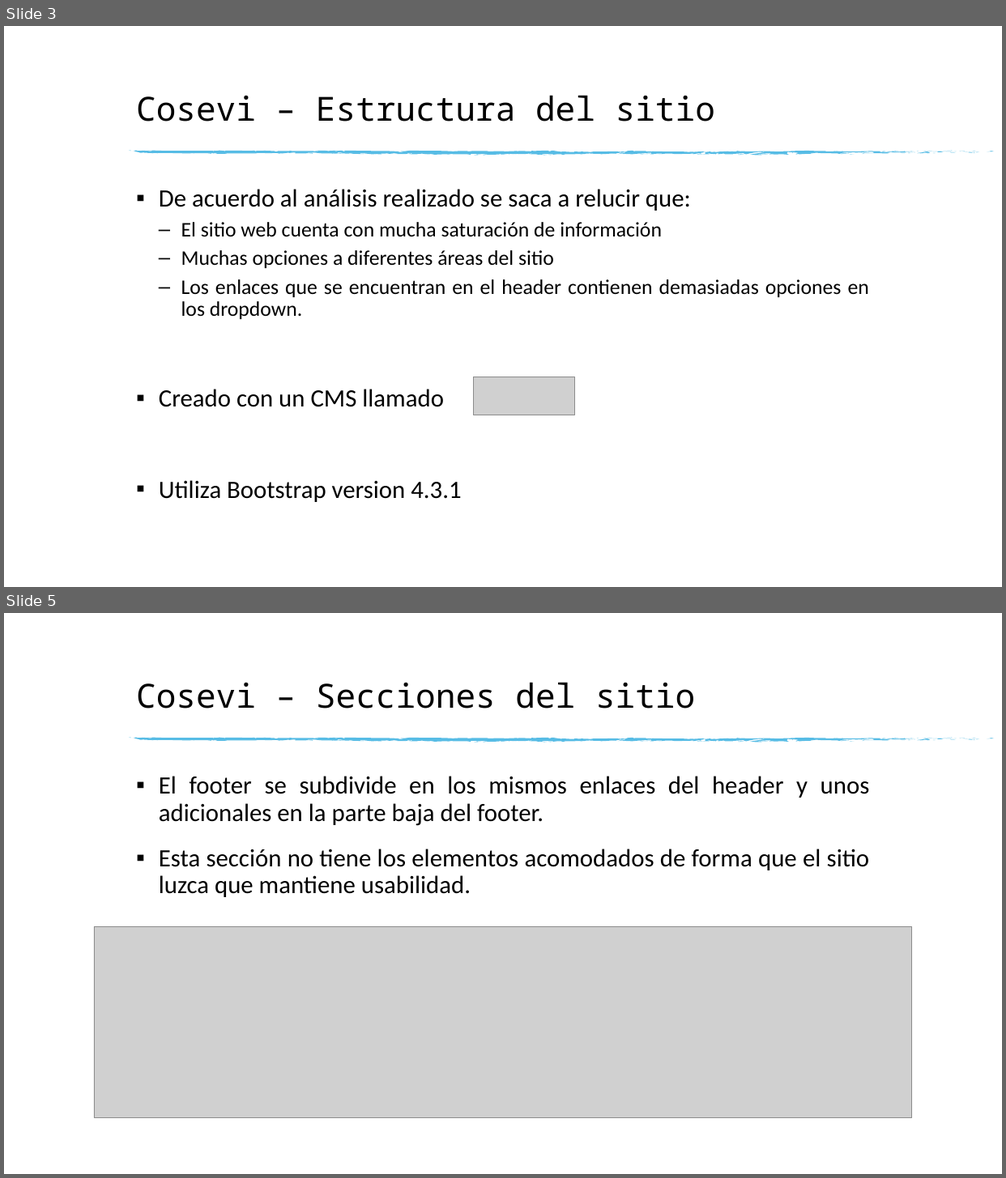
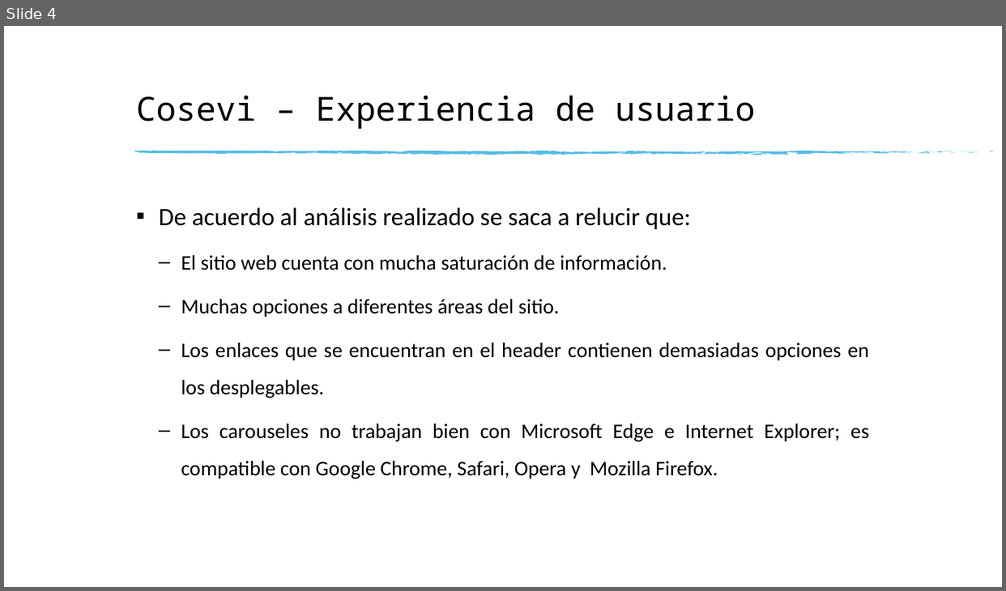
Before and after one commit to andres-elias-vargas-cenfotec/informacion-web-curso, a slide deck: Tarea#1/Tarea#1-Exposición.pptx. Shown one above the other, each under a label of ours: slides 3 and 5 before the commit, slide 4 after it; the slides between them are not shown. The pictures are 1006x1178 and 1006x591 pixels, drawn with LibreOffice and Linux fonts; fonts in the diff are those of the drawing; grey boxes stand for pictures. Boxes give left, top, right and bottom in pixels: in the first picture for what was removed or moved away, otherwise in the second. Text is boxed around its words. In the diff, an @@ line names an element or a change of style, - is before the commit and + after.

```diff
--- a/Tarea#1/Tarea#1-Exposición.pptx
+++ b/Tarea#1/Tarea#1-Exposición.pptx
@@ slide 5 removed at [4,613,1002,1174], background #FFFFFF; not listed: 74 template elements that a slide beside it also shows @@
@@ title removed at [136,682,695,709] @@
-Cosevi – Secciones del sitio
@@ text removed at [159,776,870,897] @@
-▪ El footer se subdivide en los mismos enlaces del header y unos adicionales en la parte baja del footer.
-▪ Esta sección no tiene los elementos acomodados de forma que el sitio luzca que mantiene usabilidad.
@@ picture removed at [94,927,912,1118] @@
@@ what was slide 3 is now slide 4 @@
@@ slide 4 changed as well @@
@@ title at [136,95,756,129]: text changed @@
-Cosevi – Estructura del sitio
+Cosevi – Experiencia de usuario
@@ text at [159,207,691,229]: line spacing 0.9 to 1.5 @@
@@ text at [181,255,869,480]: text changed @@
-  – El sitio web cuenta con mucha saturación de información
-  – Muchas opciones a diferentes áreas del sitio
-  – Los enlaces que se encuentran en el header contienen demasiadas opciones en los dropdown.
-▪ Creado con un CMS llamado
-▪ Utiliza Bootstrap version 4.3.1
+  – El sitio web cuenta con mucha saturación de información.
+  – Muchas opciones a diferentes áreas del sitio.
+  – Los enlaces que se encuentran en el header contienen demasiadas opciones en los desplegables.
+  – Los carouseles no trabajan bien con Microsoft Edge e Internet Explorer; es compatible con Google Chrome, Safari, Opera y Mozilla Firefox.
@@ picture removed at [473,377,574,416] @@
```
Also in this commit, not shown: 4 other slides changed, 5 slides added, 3 other slides removed, 1 other file.
